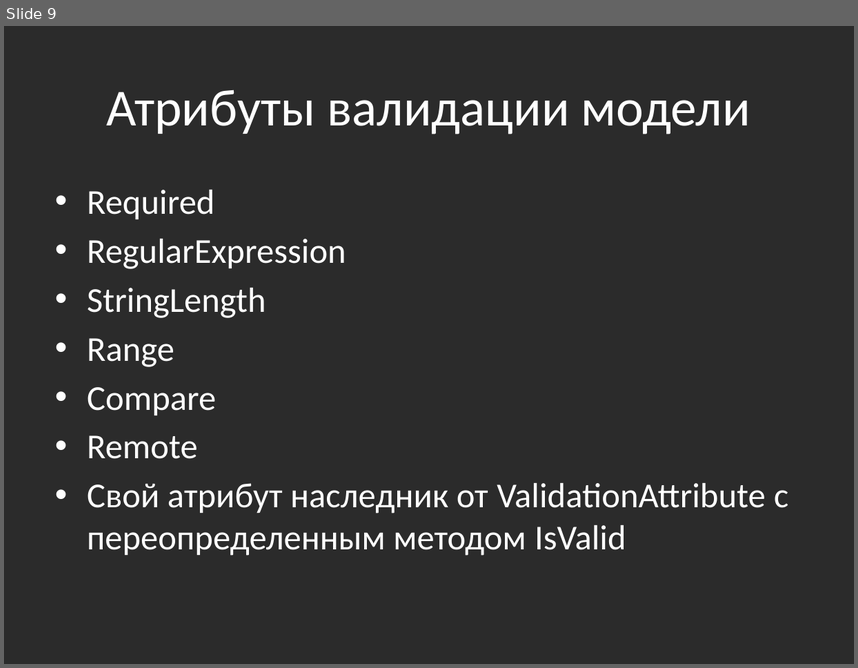
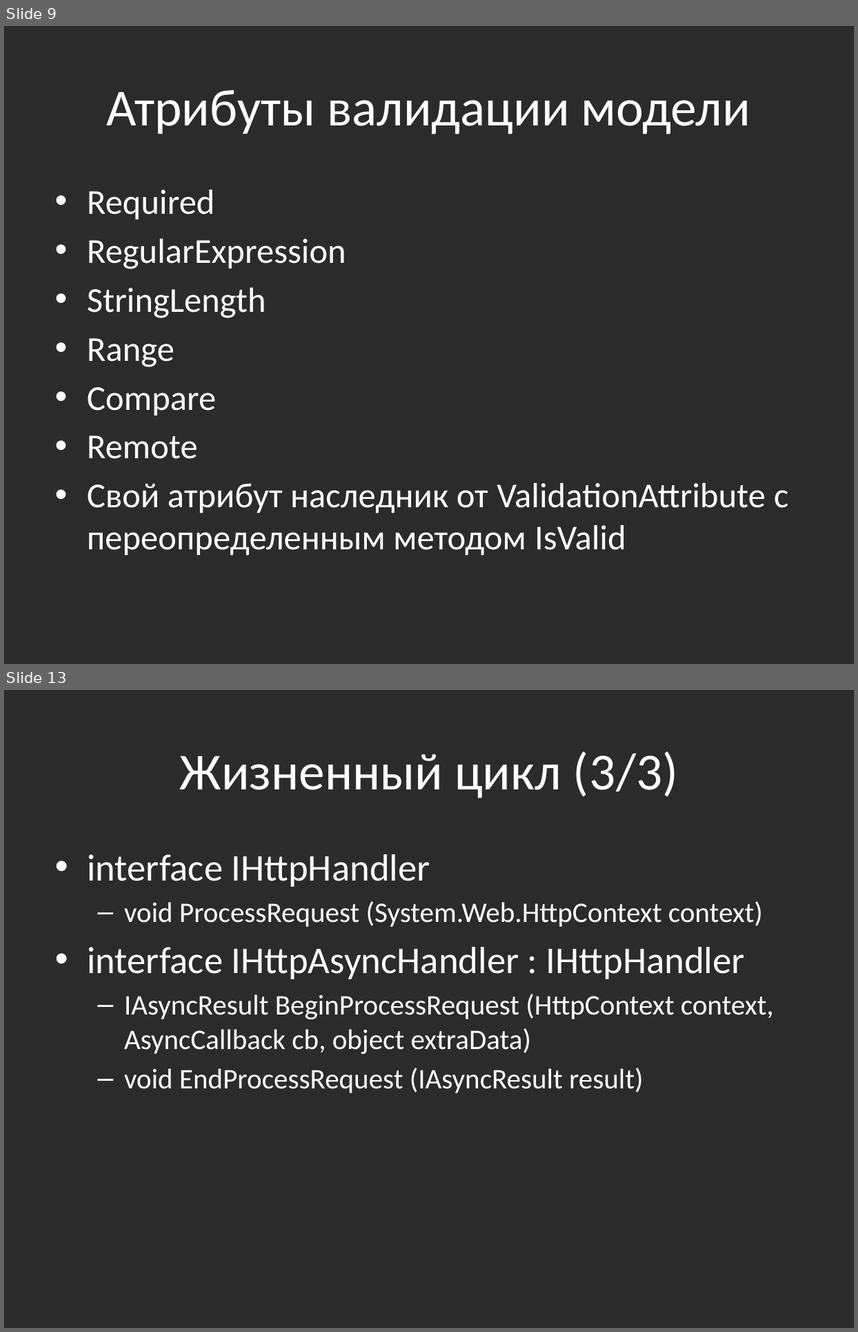
Before and after one commit to bazile/AspNetMvcTraining, a slide deck: asp-net-mvc.pptx. Shown one above the other, each under a label of ours: slide 9 before the commit, slides 9 and 13 after it; the slides between them are not shown. The pictures are 858x668 and 858x1332 pixels, drawn with LibreOffice and Linux fonts; fonts in the diff are those of the drawing; background and template pictures are left out; a plain dark background stands for a picture behind light text. Boxes give left, top, right and bottom in pixels: in the first picture for what was removed or moved away, otherwise in the second. Text is boxed around its words. In the diff, an @@ line names an element or a change of style, - is before the commit and + after.

```diff
--- a/asp-net-mvc.pptx
+++ b/asp-net-mvc.pptx
@@ slide 13 added at (4, 690, 854, 1328), background picture (left out) @@
@@ title added at (180, 751, 678, 798), 44 pt, text #FFFFFF @@
+Жизненный цикл (3/3)
@@ text added at (87, 854, 774, 1093), 24 pt, text #FFFFFF @@
+• interface IHttpHandler
+  – void ProcessRequest (System.Web.HttpContext context)
+• interface IHttpAsyncHandler : IHttpHandler
+  – IAsyncResult BeginProcessRequest (HttpContext context, AsyncCallback cb, object extraData)
+  – void EndProcessRequest (IAsyncResult result)
```
Also in this commit, not shown: 1 slide changed, 2 other slides added, 1 other file.
